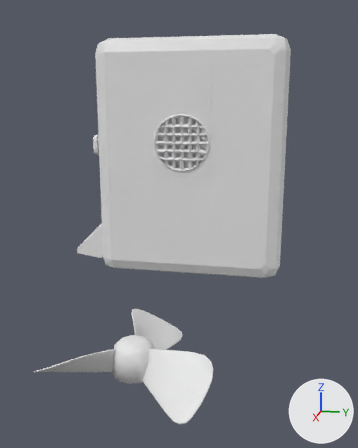
A saved change to the Blender file Blender/3DPrinter.blend.
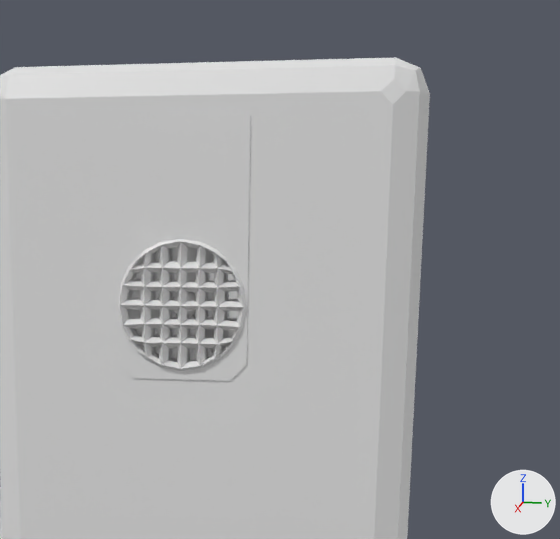
Old and new are each drawn whole from a camera (50 mm lens) standing at (12.1, 1.87, 3.72) and looking at (2.8, 0.01, 1.39) and again close up on the part from 28% to 97% of the width and 2% to 55% of the height. The lights are fixed; the arrows at lower right show +X, +Y and +Z. The first two pictures are the older version.

In view in the first close-up: 'Cells_F', 'Cells_IN', 'Glass_L', 'Glass_R', 'SideVent', 'SideVentPlace', 'StaticCarcas' and 1 more.
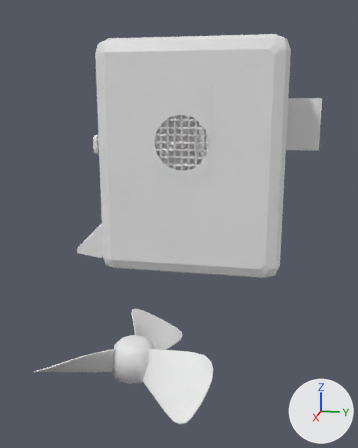
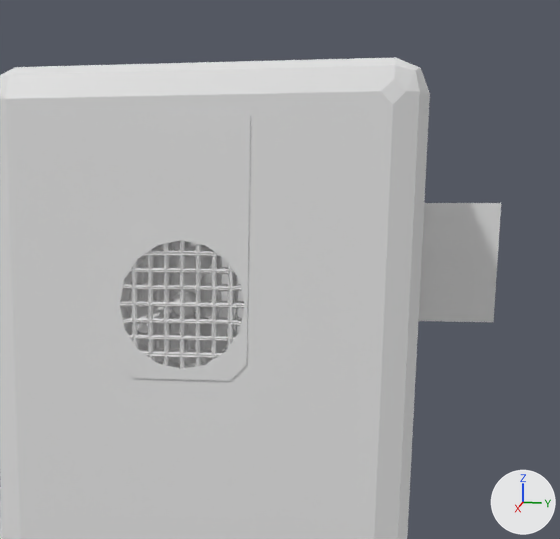
Where the change shows, as pixel boxes [x1, y1, x2, y2] in the close-ups (560 x 539 px):
'Cells_F', deleted
    before: [118, 239, 246, 371]
'Cube.001', added
    after: [420, 203, 501, 322]
'SideVentPlace.002', added
    after: [120, 241, 245, 369]
'SideVentPlace.001', added
    after: [127, 241, 244, 365]
'Cells_IN', deleted
    before: [128, 247, 239, 362]
'Cube', added (mostly hidden)
    after: [418, 202, 426, 322]

The change, as a diff of the scene's bpy script:
```diff
--- a/Blender/3DPrinter.blend.py
+++ b/Blender/3DPrinter.blend.py
@@ me_cube_013 @@
+me_cube_013.from_pydata(...)  # a box spanning x -0.61..0.6, y -1.0..1.0, z -0.61..0.61
@@ me_cube_012 @@
+me_cube_012.from_pydata(...)  # 78 vertices, 63 faces; spans x -1.03..1.01, y -0.23..0.4, z -1.03..1.03
@@ me_cube_010 @@
+me_cube_010.from_pydata(...)  # 649 vertices, 654 faces; spans x -0.103..-0.05, y -0.573..0.573, z -0.504..0.644
@@ ob_cells_in @@
-ob_cells_in = bpy.data.objects.new('Cells_IN', me_plane_003)
-ob_cells_in.parent = ob_sideventplace
-ob_cells_in.matrix_parent_inverse = Matrix(((1.0, 0.0, 0.0, -1.77), (0.0, 1.0, 0.0, 0.1), (0.0, 0.0, 1.0, -2.83), (0.0, 0.0, 0.0, 1.0)))
-ob_cells_in.location = (1.67, -0.1, 2.9)
-ob_cells_in.rotation_euler = (0.0, -1.571, 0.0)  # degrees (0, -90, 0)
@@ ob_cells_f @@
-ob_cells_f = bpy.data.objects.new('Cells_F', me_plane_004)
-ob_cells_f.parent = ob_sideventplace
-ob_cells_f.matrix_parent_inverse = Matrix(((1.0, 0.0, 0.0, -1.77), (0.0, 1.0, 0.0, 0.1), (0.0, 0.0, 1.0, -2.83), (0.0, 0.0, 0.0, 1.0)))
-ob_cells_f.location = (2.03, -0.1, 2.9)
-ob_cells_f.rotation_euler = (-3.142, -1.571, 0.0)  # degrees (-180, -90, 0)
@@ ob_cube_001 @@
+ob_cube_001 = bpy.data.objects.new('Cube.001', me_cube_013)
+ob_cube_001.location = (-0.9, 1.8, 3.2)
@@ ob_cube @@
+ob_cube = bpy.data.objects.new('Cube', me_cube_012)
+ob_cube.location = (-0.9, 1.8, 3.2)
+ob_cube.scale = (0.6, 0.6, 0.6)
@@ ob_sideventplace_002 @@
+ob_sideventplace_002 = bpy.data.objects.new('SideVentPlace.002', me_cube_010)
+ob_sideventplace_002.parent = ob_glass_r
+ob_sideventplace_002.matrix_parent_inverse = Matrix(((0.5, 0.0, 0.0, -0.99), (0.0, 0.5, 0.0, 0.0), (0.0, 0.0, 0.5, -1.3), (0.0, 0.0, 0.0, 1.0)))
+ob_sideventplace_002.location = (2.06, -0.1, 2.83)
@@ ob_sideventplace_001 @@
+ob_sideventplace_001 = bpy.data.objects.new('SideVentPlace.001', me_cube_010)
+ob_sideventplace_001.parent = ob_glass_r
+ob_sideventplace_001.matrix_parent_inverse = Matrix(((0.5, 0.0, 0.0, -0.99), (0.0, 0.5, 0.0, 0.0), (0.0, 0.0, 0.5, -1.3), (0.0, 0.0, 0.0, 1.0)))
+ob_sideventplace_001.location = (1.79, -0.1, 2.83)
```
